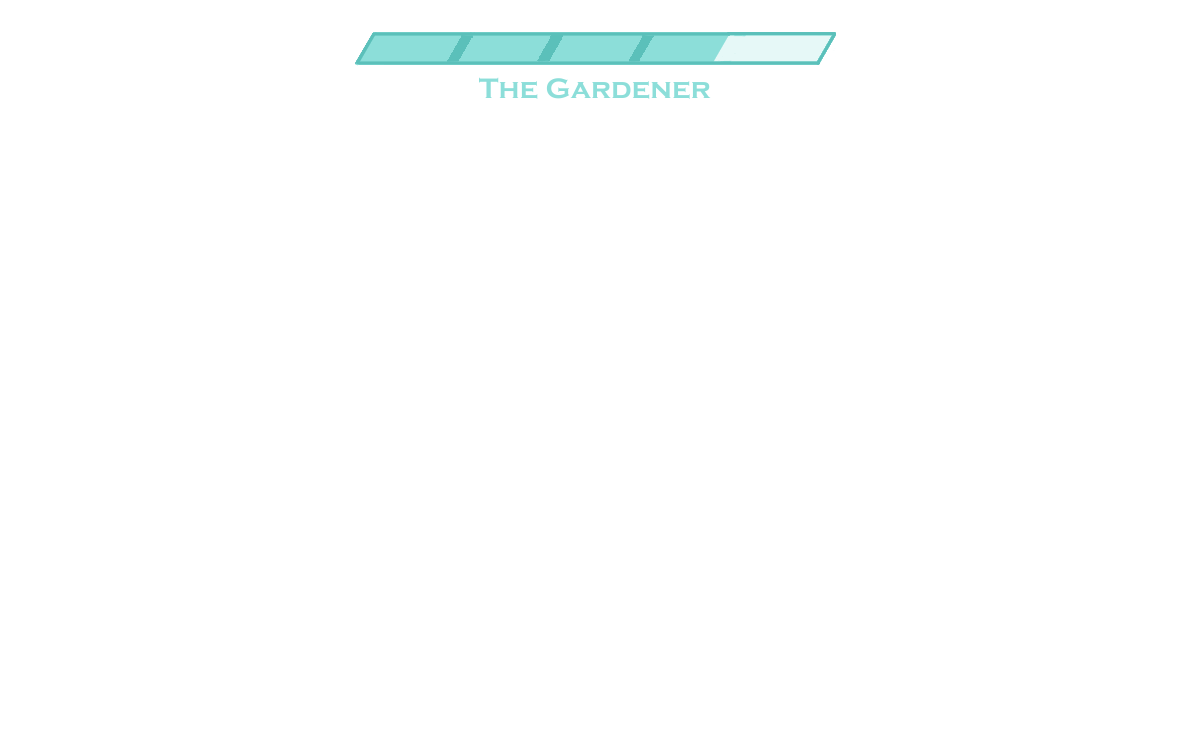
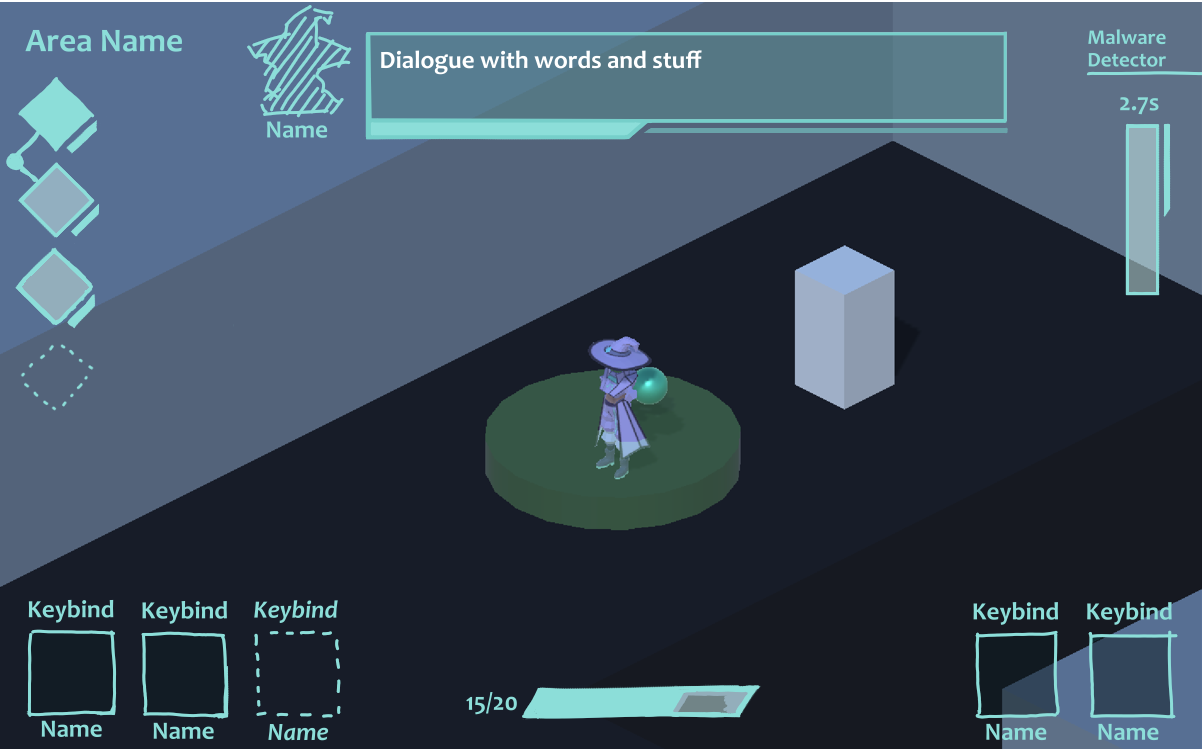
Layers edited between the first and the second 1202px x 750px image:
hid group "Boss Bar" (10 layers) over [192, 2, 896, 512]
painted on "Dark Angle Lines" over [320, 2, 896, 256]
painted on "Clean Base" over [320, 2, 896, 256]
painted on "Fill" (1st of 2, in "Boss Bar") over [320, 2, 832, 64]
showed group "HUD" (6 layers) over [0, 2, 1202, 749]
painted on "Sci-fi Details" over [0, 2, 1202, 749]
painted on "Base Shapes" over [0, 2, 1202, 749]
painted on "Fill" (2nd of 2, in "HUD") over [0, 2, 1202, 749]
showed "No UI", painted on it over [0, 2, 1202, 749]